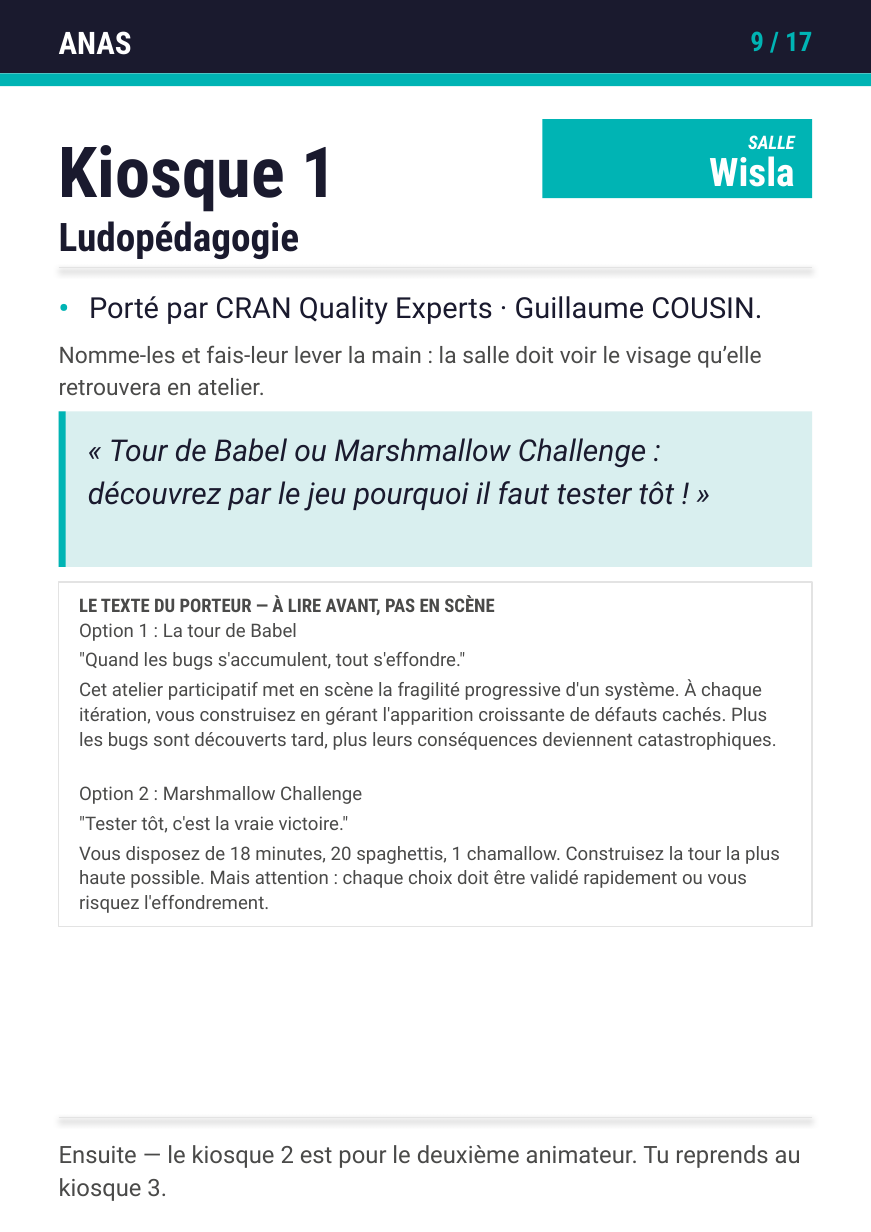
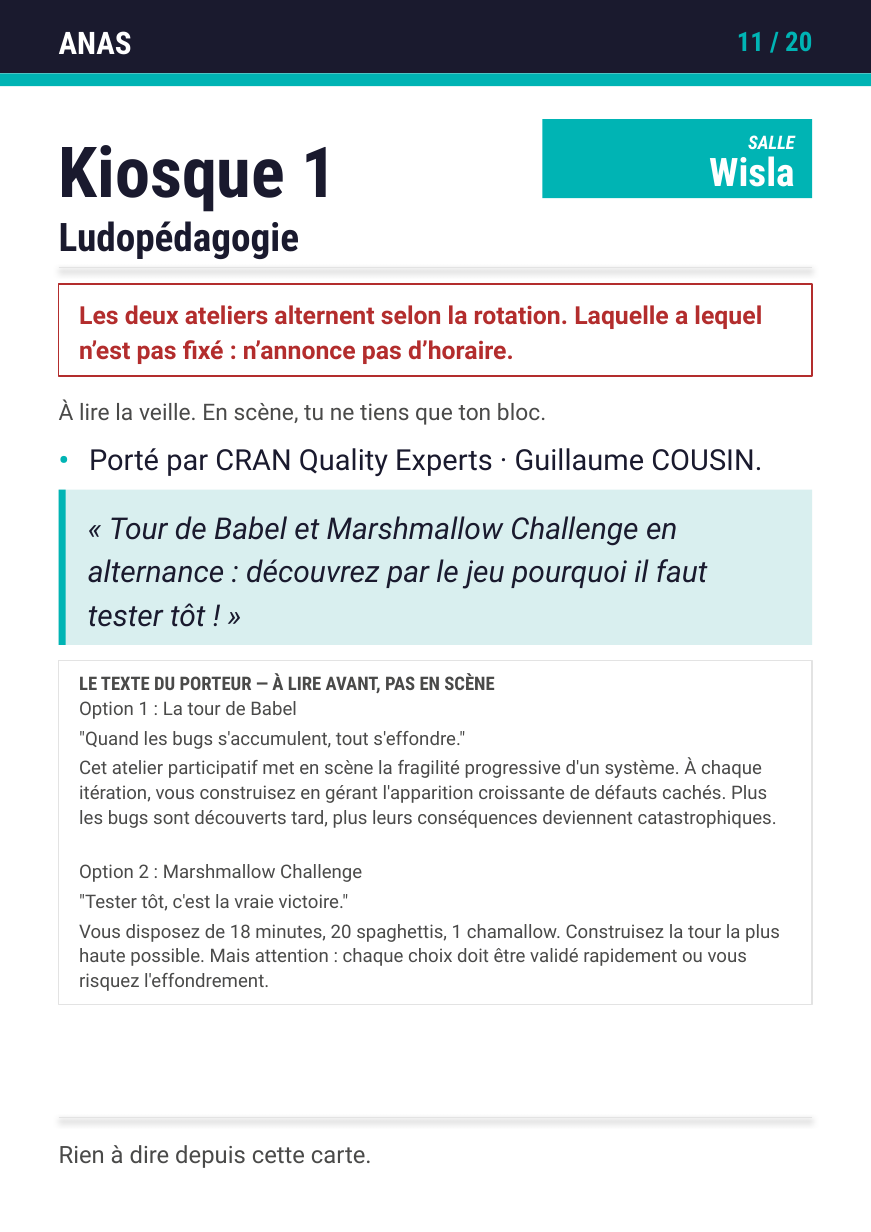
Before and after one commit to caa-jdelaux/info-hub, a slide deck: slide 11 of outils/fiches/fiches-animateurs.pptx (slide 9 before the commit). Drawn at 871x1232 pixels with LibreOffice and Linux fonts; fonts in the diff are those of the drawing. Boxes give left, top, right and bottom in pixels: in the first picture for what was removed or moved away, otherwise in the second. Text is boxed around its words. In the diff, an @@ line names an element or a change of style, - is before the commit and + after.

```diff
--- a/outils/fiches/fiches-animateurs.pptx
+++ b/outils/fiches/fiches-animateurs.pptx
@@ text at <box>737,31,812,51</box>: text changed @@
-9 / 17
+11 / 20
@@ rectangle added at <box>58,284,811,377</box>, outline #B32D2D 0.75 pt @@
@@ text added at <box>79,305,762,364</box>, 12 pt, text #B32D2D, bold @@
+Les deux ateliers alternent selon la rotation. Laquelle a lequel n’est pas fixé : n’annonce pas d’horaire.
@@ text at <box>59,400,546,425</box>: text changed @@
-Nomme-les et fais-leur lever la main : la salle doit voir le visage qu’elle retrouvera en atelier.
+À lire la veille. En scène, tu ne tiens que ton bloc.
@@ text "•": place and size @@
-text "•" at <box>58,284,88,325</box>
+text "•" at <box>58,436,88,476</box>
@@ text "Porté par CRAN Quality Experts ...": place and size @@
-text "Porté par CRAN Quality Experts ..." at <box>89,296,762,324</box>
+text "Porté par CRAN Quality Experts ..." at <box>89,448,762,476</box>
@@ 6 texts, 3 rectangles: place and size @@
-6 texts, 3 rectangles at <box>58,411,811,926</box>
+6 texts, 3 rectangles at <box>58,490,811,1004</box>
@@ text at <box>88,516,708,627</box>: text changed @@
-« Tour de Babel ou Marshmallow Challenge : découvrez par le jeu pourquoi il faut tester tôt ! »
+« Tour de Babel et Marshmallow Challenge en alternance : découvrez par le jeu pourquoi il faut tester tôt ! »
@@ text "Cet atelier participatif met en ...": place and size @@
-text "Cet atelier participatif met en ..." at <box>79,679,777,750</box>
+text "Cet atelier participatif met en ..." at <box>79,757,777,828</box>
@@ text at <box>59,1145,372,1168</box>: text changed @@
-Ensuite — le kiosque 2 est pour le deuxième animateur. Tu reprends au kiosque 3.
+Rien à dire depuis cette carte.
```
Also in this commit, not shown: 23 other slides changed, 3 slides added, 7 other files.
